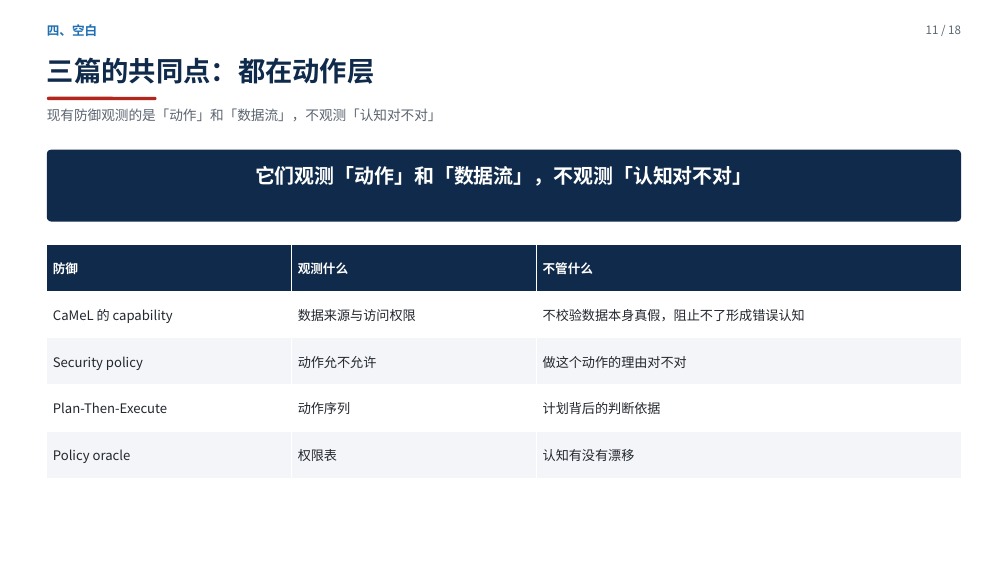
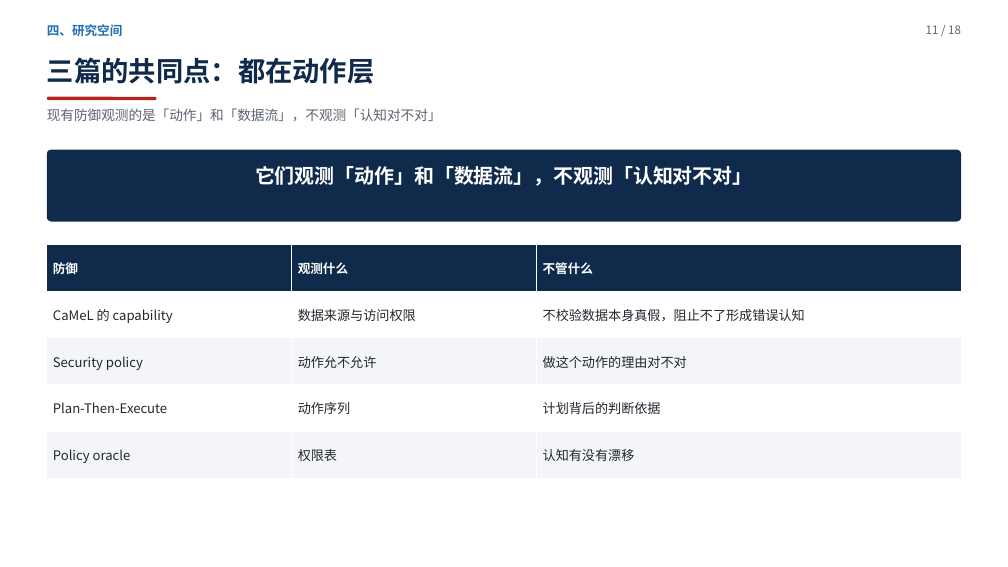
Before and after one commit to yiiiiiii1/multi-agent-remote-sensing, a slide deck: slide 11 of 阶段2-卫星多智能体防御/presentations/新方向调研汇报.pptx. Drawn at 1008x567 pixels with LibreOffice and Linux fonts; fonts in the diff are those of the drawing. Boxes give left, top, right and bottom in pixels: in the first picture for what was removed or moved away, otherwise in the second. Text is boxed around its words. In the diff, an @@ line names an element or a change of style, - is before the commit and + after.

```diff
--- a/阶段2-卫星多智能体防御/presentations/新方向调研汇报.pptx
+++ b/阶段2-卫星多智能体防御/presentations/新方向调研汇报.pptx
@@ text at (47,24,123,36): text changed @@
-四、空白
+四、研究空间
```
Also in this commit, not shown: 3 other slides changed, 2 slides added, 2 slides removed, 3 other files.
